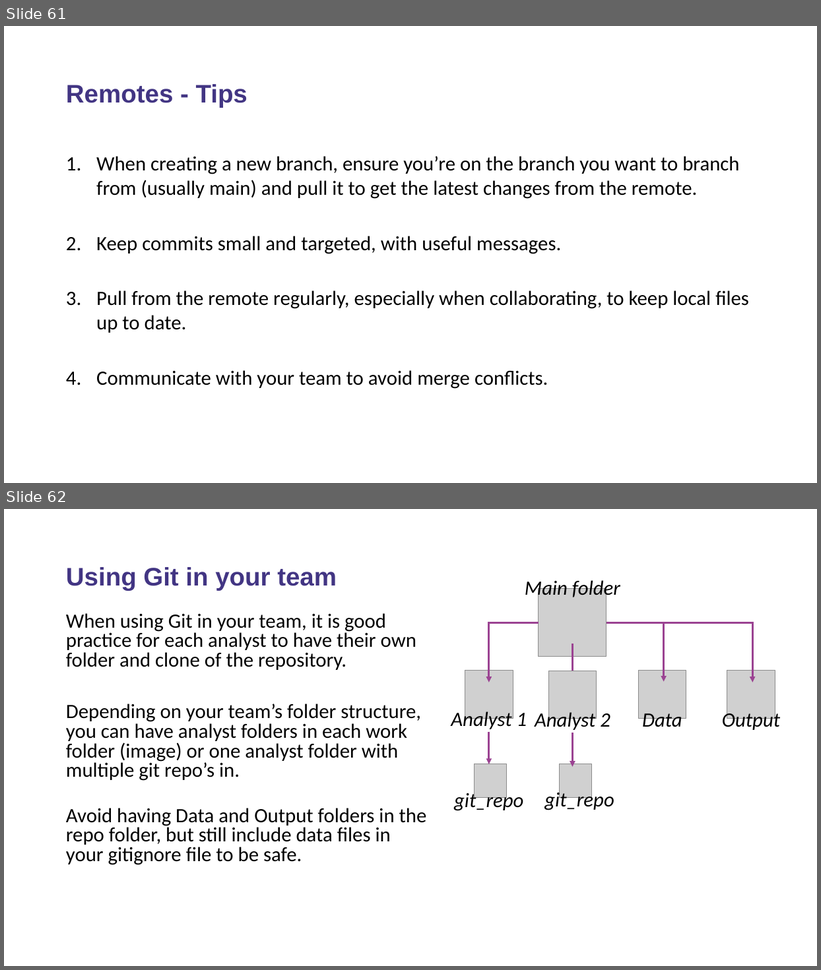
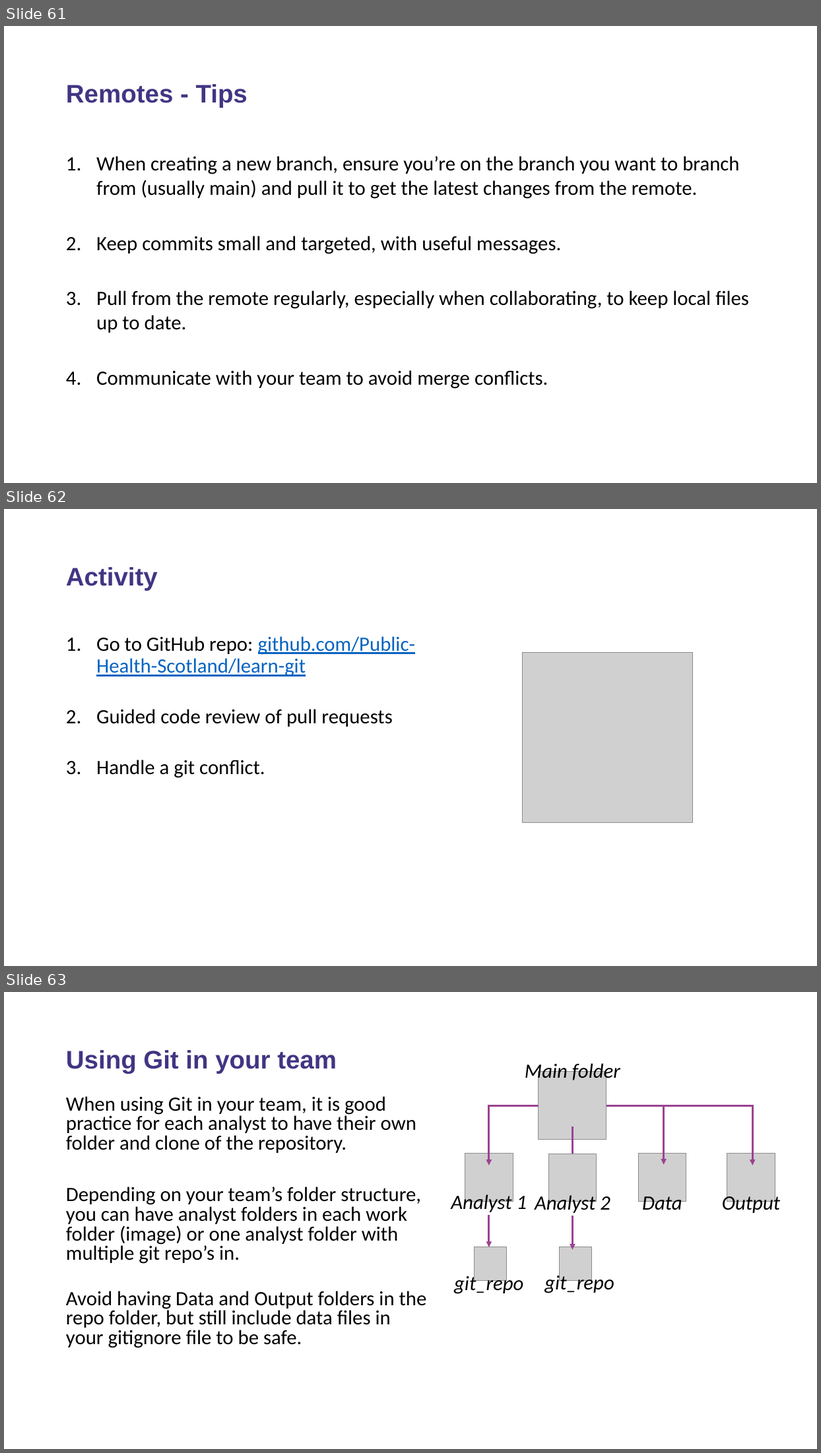
Before and after one commit to Public-Health-Scotland/learn-git, a slide deck: Introduction to Git.pptx. Shown one above the other, each under a label of ours: slides 61 and 62 before the commit, slides 61, 62 and 63 after it. The pictures are 821x970 and 821x1453 pixels, drawn with LibreOffice and Linux fonts; fonts in the diff are those of the drawing; grey boxes stand for pictures; background and template pictures are left out. Boxes give left, top, right and bottom in pixels: in the first picture for what was removed or moved away, otherwise in the second. Text is boxed around its words. In the diff, an @@ line names an element or a change of style, - is before the commit and + after.

Commit message:
Add git conflict activity

```diff
--- a/Introduction to Git.pptx
+++ b/Introduction to Git.pptx
@@ slide 62 added at [4, 509, 817, 966], background picture (left out) @@
@@ title added at [66, 567, 158, 590], 30 pt, text #423583, bold @@
+Activity
@@ text added at [96, 636, 415, 778], 24 pt, text #000000 @@
+1. Go to GitHub repo: github.com/Public-Health-Scotland/learn-git
+2. Guided code review of pull requests
+3. Handle a git conflict.
@@ picture added at [523, 652, 692, 823] @@
@@ what was slide 62 is now slide 63 @@
```
Also in this commit, not shown: 1 slide changed, 2 other files.
